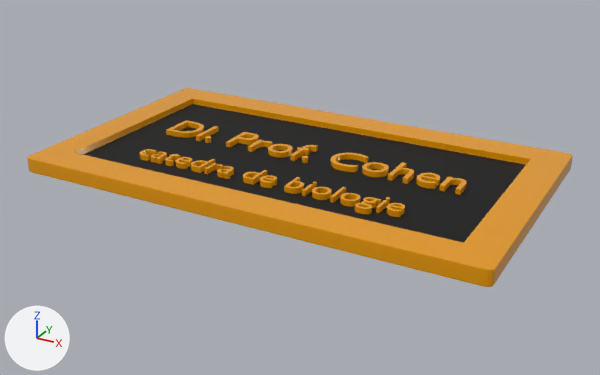
Before and after pictures for a commit that changed the Blender file EscapeHouseGit/Assets/placuta-profesor1.blend.
Before and after are seen from a camera (50 mm lens) standing at (2.75, -4.99, 2.35) and looking at (0.04, -0.07, -0.11). Every picture has the same lights, and +X, +Y and +Z are marked at lower left.

Objects in the first picture: 'Plane', 'Text.001', 'Text.003'.
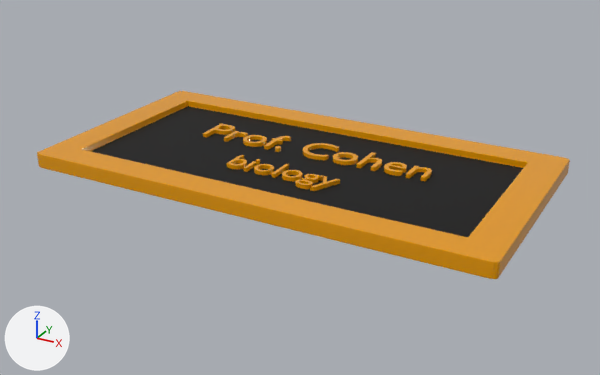
Where the change shows, as pixel boxes [x1, y1, x2, y2] in the pictures (600 x 375 px):
'Plane', rescaled
    before: [27, 88, 573, 287]
    after: [37, 91, 570, 279]
'Text.001', deleted (orange)
    before: [166, 120, 467, 195]
'Text.003', deleted (orange)
    before: [140, 149, 405, 217]
'Text.004', added (orange)
    after: [203, 124, 432, 181]
'Text.005', added (orange)
    after: [226, 155, 340, 191]

Patch to the scene script:
```diff
--- a/EscapeHouseGit/Assets/placuta-profesor1.blend.py
+++ b/EscapeHouseGit/Assets/placuta-profesor1.blend.py
@@ txt_text_001 @@
+txt_text_001 = bpy.data.curves.new('Text.001', 'FONT')
+txt_text_001.body = 'biology'
+txt_text_001.materials.append(mat_material_002)  # orange #e79900
+txt_text_001.extrude = 0.015
+txt_text_001.align_x = 'CENTER'
@@ txt_text @@
+txt_text = bpy.data.curves.new('Text', 'FONT')
+txt_text.body = 'Prof. Cohen'
+txt_text.materials.append(mat_material_002)  # orange #e79900
+txt_text.extrude = 0.015
+txt_text.align_x = 'CENTER'
@@ ob_plane @@
 ob_plane.location = (0.0, 0.0, 0.0)
-ob_plane.scale = (2.0, 1.0, 1.0)
+ob_plane.scale = (2.0, 0.9, 1.0)
 _m = ob_plane.modifiers.new('Bevel', 'BEVEL')
@@ ob_text_001 @@
-ob_text_001 = bpy.data.objects.new('Text.001', me_text_003)
-ob_text_001.location = (-1.25, 0.0, 0.05)
-ob_text_001.scale = (0.39, 0.39, 0.39)
@@ ob_text_003 @@
-ob_text_003 = bpy.data.objects.new('Text.003', me_text_004)
-ob_text_003.location = (-1.107, -0.525, 0.05)
-ob_text_003.scale = (0.275, 0.275, 0.275)
@@ ob_text_005 @@
+ob_text_005 = bpy.data.objects.new('Text.005', txt_text_001)
+ob_text_005.location = (0.0, -0.35, 0.075)
+ob_text_005.scale = (0.3, 0.3, 1.0)
@@ ob_text_004 @@
+ob_text_004 = bpy.data.objects.new('Text.004', txt_text)
+ob_text_004.location = (0.0, 0.1, 0.075)
+ob_text_004.scale = (0.39, 0.39, 1.0)
```
